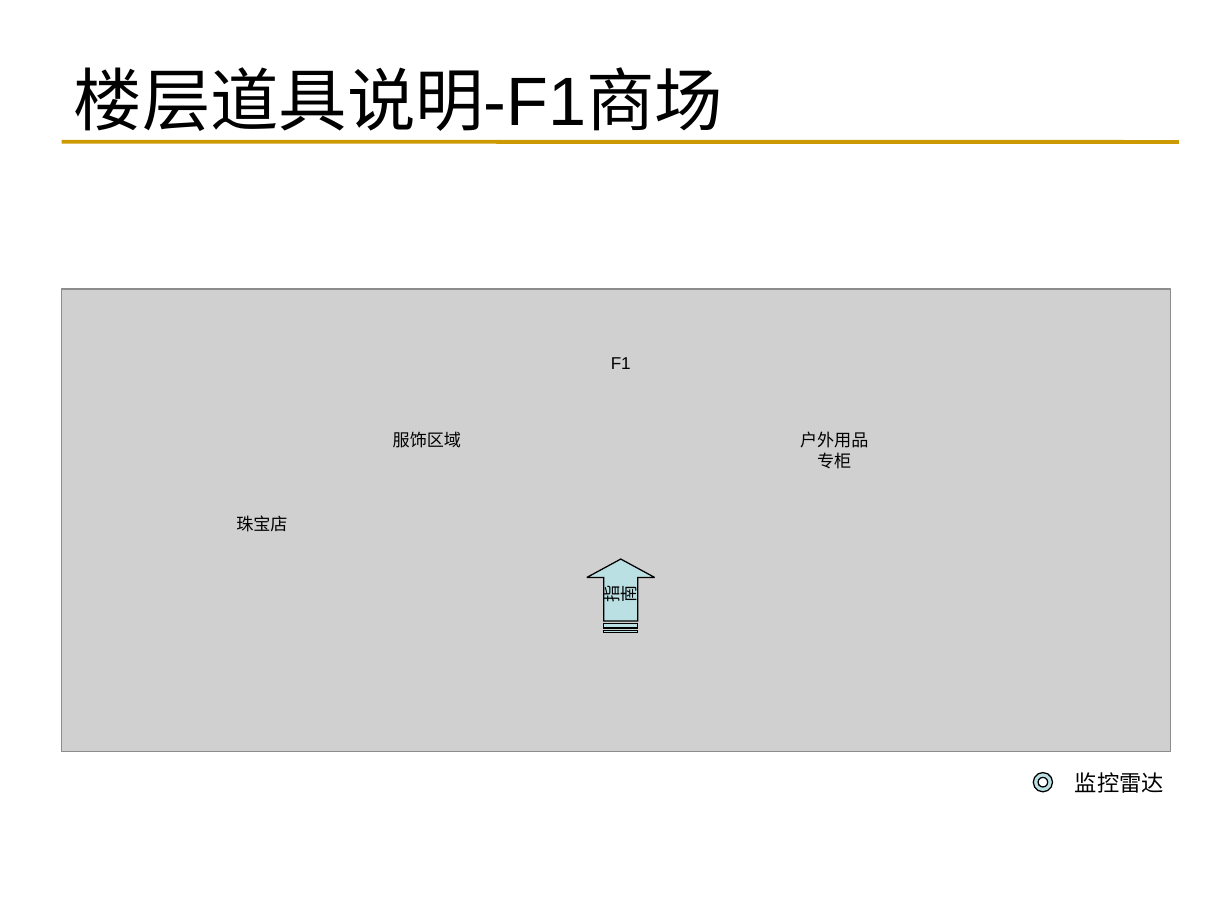
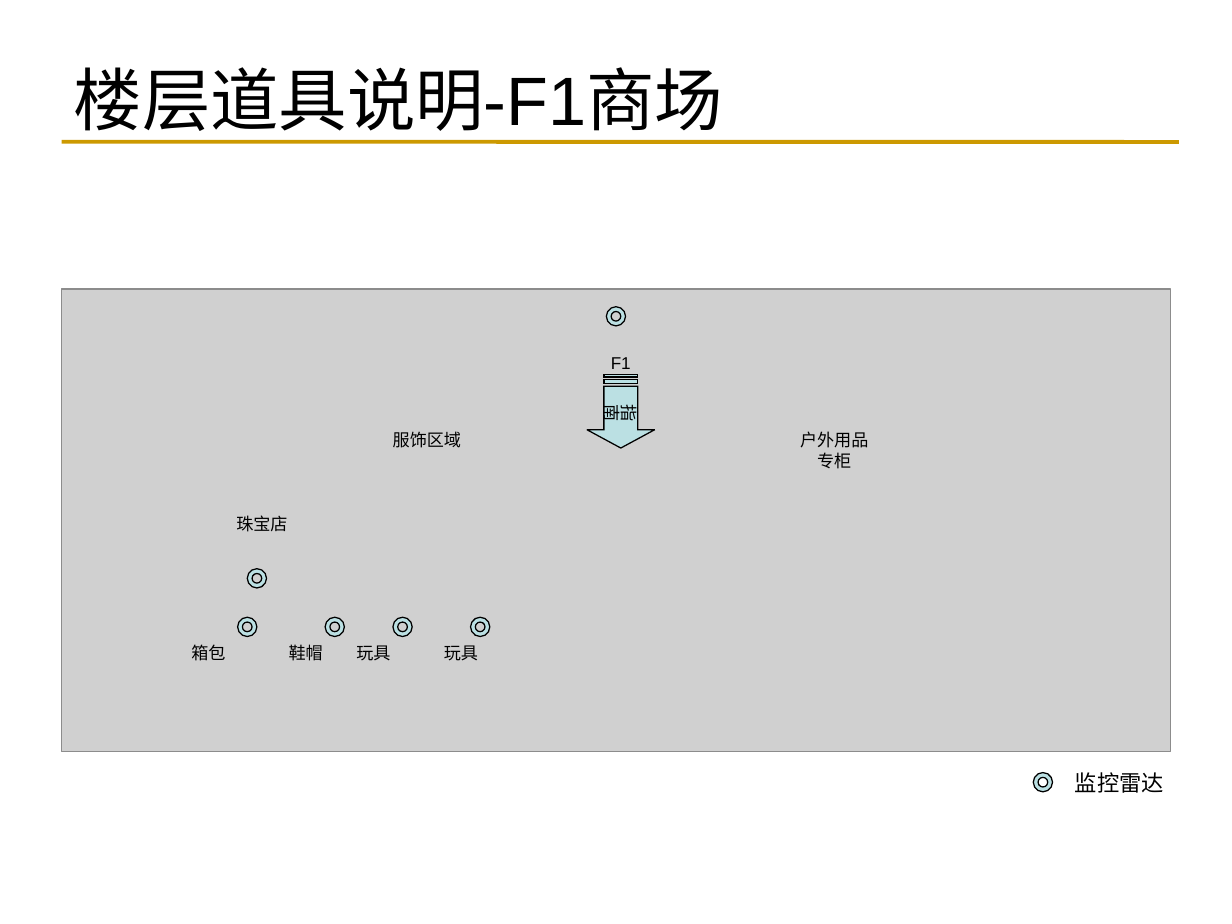
Before and after one commit to reetssydney/dcm, a slide deck: slide 12 of trunk/Second Life需求_张亮.ppt (slide 8 before the commit). Drawn at 1232x924 pixels with LibreOffice and Linux fonts; fonts in the diff are those of the drawing; grey boxes stand for pictures. Boxes give left, top, right and bottom in pixels: in the first picture for what was removed or moved away, otherwise in the second. Text is boxed around its words. In the diff, an @@ line names an element or a change of style, - is before the commit and + after.

```diff
--- a/trunk/Second Life需求_张亮.ppt
+++ b/trunk/Second Life需求_张亮.ppt
@@ donut added at (606,307,626,326), fill #BBE0E3, outline #000000 0.74 pt @@
@@ freeform shape "指南" at (587,374,655,448): rotation 270 to 90 degrees; outline redrawn @@
@@ donut added at (248,569,267,589), fill #BBE0E3, outline #000000 0.74 pt @@
@@ donut added at (238,617,257,637), fill #BBE0E3, outline #000000 0.74 pt @@
@@ donut added at (325,617,345,637), fill #BBE0E3, outline #000000 0.74 pt @@
@@ donut added at (393,617,413,637), fill #BBE0E3, outline #000000 0.74 pt @@
@@ donut added at (471,617,490,637), fill #BBE0E3, outline #000000 0.74 pt @@
@@ text added at (191,644,225,661), 10 pt, text #000000 @@
+箱包
@@ text added at (289,644,323,661), 10 pt, text #000000 @@
+鞋帽
@@ text added at (356,645,390,661), 10 pt, text #000000 @@
+玩具
@@ text added at (444,645,478,661), 10 pt, text #000000 @@
+玩具
```
Also in this commit, not shown: 4 slides added.
